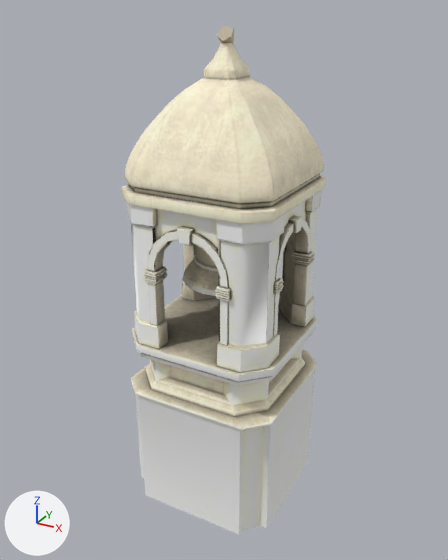
One commit to the glTF model game/models/biome2/a20_bell_tower.glb: the scene before it, then after it.
Rendered twice from a 50 mm camera at (1.68, -3.09, 3.02) aimed at (-0.01, 0.0, 1.47). The lights are fixed; the arrows at lower left show +X, +Y and +Z. The older version comes first. Vertices at exactly the same position are counted once.

Objects in the first picture: 'body'.
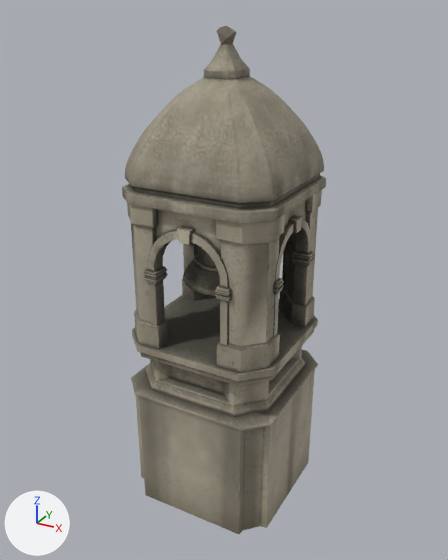
The change in detail:
Picture 'paint_a20_bell_tower' (img_paint_a20_bell_tower) is new.
Material 'fh_a20_bell_tower' (mat_fh_a20_bell_tower) is new.
Its texture is img_paint_a20_bell_tower.
Its roughness is 0.92.
me_object_0 is used by ob_body; location (0.0, 0.0, 0.0).
me_object_0 had 4429 vertices, 4998 faces and spanned x -0.5..0.5, y -0.5..0.5, z 0.0..2.93.
me_object_0 no longer uses material mat_fh_stone (beige #ccc2a8).
me_object_0 now has 4619 vertices, 5000 faces and spans x -0.5..0.5, y -0.5..0.5, z 0.0..2.93.
me_object_0 part 1: the loose piece of 9 vertices spanning x -0.04..0.04, y -0.05..0.06, z 2.84..2.93 is rebuilt with 12 vertices and now spans x -0.05..0.05, y -0.05..0.05, z 2.83..2.93, in mat_fh_a20_bell_tower (picture img_paint_a20_bell_tower).
me_object_0 part 2: 53 vertices moved within x -0.46..0.47, y -0.48..0.47, z 1.06..2.09; 291 vertices removed from x -0.5..0.5, y -0.5..0.5, z 0.76..2.84; 478 vertices added at x -0.49..0.49, y -0.5..0.5, z 0.8..2.85.
me_object_0 part 3: 2960 faces spanning x -0.5..0.5, y -0.5..0.5, z 0.0..2.85 switch from mat_bellinitialshadinggroup to mat_fh_a20_bell_tower (picture img_paint_a20_bell_tower).

Changed parts and their boxes [x1, y1, x2, y2] in the pictures (448 x 560 px; the box of a moved part takes in the faces that stretch with it):
'body', reshaped
    before: [122, 25, 326, 534]
    after: [122, 26, 326, 534]
part 1 of me_object_0, rebuilt (11% wider)
    before: [217, 25, 234, 44]
    after: [217, 26, 236, 44]
part 2 of me_object_0, moved or reshaped
    before: [125, 43, 326, 528]
    after: [129, 43, 322, 462]
part 3 of me_object_0, recoloured (darker)
    both: [122, 43, 325, 534]
